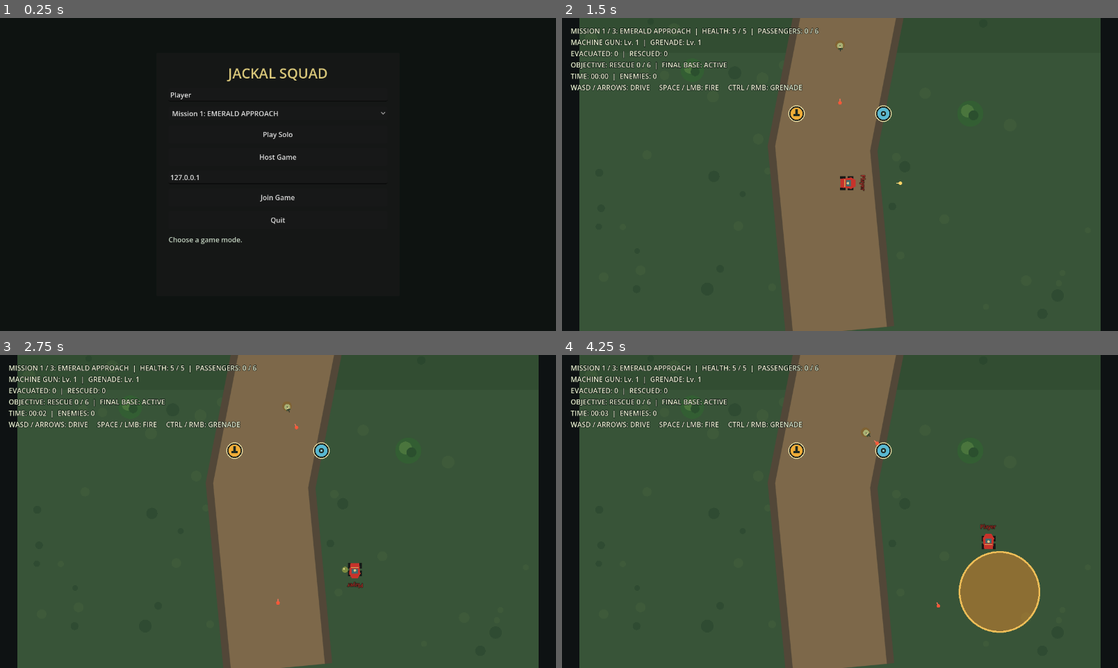
Above: before the commit, frames 1-4 (two rows, left to right).
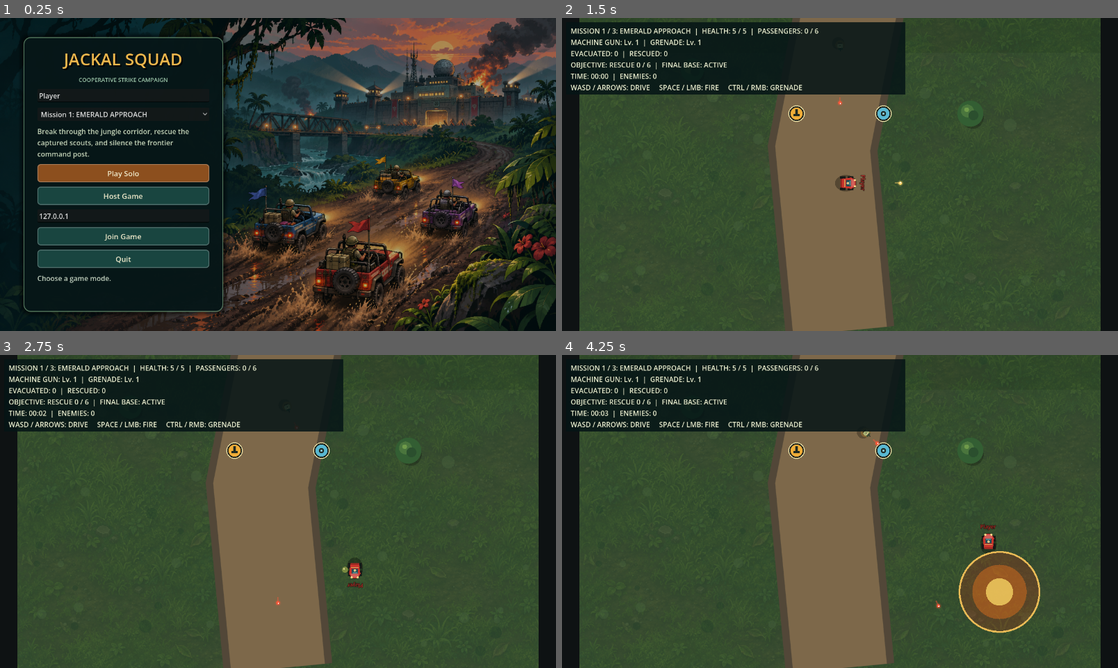
Above: after the commit, the same moments.

Repository: Brolton/Jackal-Squad
Game: Godot game, scene res://scenes/main.tscn
Same seed, same stepped clock (60 frames per second), same inputs: the game is played once before the commit and once after it.
Inputs (mouse positions are in pixels of both pictures, inside the frame that each line leads up to):
- Up to frame 1 (0.25 s): no input
- Up to frame 2 (1.5 s): click "Play Solo" at 0.5 s; tap Enter at 1.25 s; move the mouse to (962, 158) at 1.27 s; hold D (move_right) from 1.28 s (still down); hold Space (fire_primary) from 1.28 s (still down); click (962, 158) at 1.42 s
- Up to frame 3 (2.75 s): move the mouse to (166, 527) at 2.02 s; release D (move_right) at 2.03 s; release Space (fire_primary) at 2.03 s; hold S (move_down) from 2.03 s (still down); right-click (166, 527) at 2.1 s; click (166, 527) at 2.17 s
- Up to frame 4 (4.25 s): move the mouse to (895, 442) at 2.77 s; release S (move_down) at 2.78 s; hold D (move_right) 2.78-3.53 s; hold Ctrl 2.78-3.53 s; click (895, 442) at 2.92 s; move the mouse to (812, 574) at 3.52 s; hold W (move_up) from 3.53 s (still down); tap Space (fire_primary) at 3.6 s; click (812, 574) at 3.67 s

The runs differ from the first frame. In frame 1, 51% of the frame differs, in the area x 4-100%, y 0-100%; in frame 2, 12%; in frame 3, 12%; in frame 4, 14%.

Commit message:
Add original 2D art and polished presentation

Diff:
--- a/scenes/hud.tscn
+++ b/scenes/hud.tscn
@@ -5,14 +5,22 @@
 [node name="HUD" type="CanvasLayer"]
 script = ExtResource("1_hud")
 
+[node name="TopBackdrop" type="ColorRect" parent="."]
+offset_left = 10.0
+offset_top = 10.0
+offset_right = 790.0
+offset_bottom = 176.0
+color = Color(0.02, 0.08, 0.085, 0.86)
+mouse_filter = 2
+
 [node name="Status" type="Label" parent="."]
 offset_left = 20.0
 offset_top = 18.0
 offset_right = 760.0
 offset_bottom = 180.0
 theme_override_colors/font_color = Color(0.92, 0.94, 0.82, 1)
-theme_override_colors/font_outline_color = Color(0.04, 0.07, 0.06, 1)
-theme_override_constants/outline_size = 4
+theme_override_colors/font_outline_color = Color(0.04, 0.07, 0.06, 0.75)
+theme_override_constants/outline_size = 2
 theme_override_font_sizes/font_size = 16
 
 [node name="VictoryPanel" type="PanelContainer" parent="."]
@@ -26,7 +34,7 @@
 offset_left = -250.0
 offset_top = -170.0
 offset_right = 250.0
-offset_bottom = 170.0
+offset_bottom = 205.0
 grow_horizontal = 2
 grow_vertical = 2
 
@@ -42,10 +50,15 @@
 horizontal_alignment = 1
 
 [node name="Details" type="Label" parent="VictoryPanel/VBoxContainer"]
-custom_minimum_size = Vector2(460, 220)
+custom_minimum_size = Vector2(460, 225)
 layout_mode = 2
 theme_override_font_sizes/font_size = 16
 text = ""
 horizontal_alignment = 1
 vertical_alignment = 1
 autowrap_mode = 2
+
+[node name="ContinueButton" type="Button" parent="VictoryPanel/VBoxContainer"]
+custom_minimum_size = Vector2(0, 48)
+layout_mode = 2
+text = "NEXT MISSION"
--- a/scripts/extraction_zone.gd
+++ b/scripts/extraction_zone.gd
@@ -60,7 +60,7 @@
 	body.call("set_extraction_active", false)
 
 func _draw() -> void:
-	draw_rect(Rect2(-220.0, -90.0, 440.0, 180.0), Color(0.12, 0.40, 0.47, 0.25))
+	draw_circle(Vector2.ZERO, 88.0, Color(0.12, 0.45, 0.49, 0.20))
 	draw_rect(Rect2(-220.0, -90.0, 440.0, 180.0), Color(0.54, 0.77, 0.69, 0.8), false, 3.0)
 	for x in range(-200, 201, 40):
 		draw_line(Vector2(x, -82.0), Vector2(x, 82.0), Color(0.59, 0.76, 0.65, 0.30), 2.0)
@@ -79,3 +79,4 @@
 			body_color,
 			3.0
 		)
+		draw_circle(Vector2(_helicopter_x, -115.0), 16.0, Color(0.8, 0.9, 0.62, 0.10))
--- a/scripts/final_base.gd
+++ b/scripts/final_base.gd
@@ -46,11 +46,16 @@
 	queue_free()
 
 func _draw() -> void:
+	draw_rect(Rect2(-86.0, -32.0, 172.0, 82.0), Color(0.0, 0.0, 0.0, 0.30))
 	draw_rect(Rect2(-78.0, -38.0, 156.0, 76.0), Color(0.13, 0.17, 0.15))
 	draw_rect(Rect2(-68.0, -31.0, 136.0, 62.0), Color(0.36, 0.40, 0.30))
 	draw_rect(Rect2(-40.0, -18.0, 80.0, 45.0), Color(0.25, 0.29, 0.23))
 	draw_rect(Rect2(-17.0, -7.0, 34.0, 34.0), Color(0.15, 0.19, 0.18))
 	draw_rect(Rect2(-4.0, -27.0, 8.0, 28.0), Color(0.17, 0.20, 0.16))
+	for window_x in [-54.0, -34.0, 34.0, 54.0]:
+		draw_rect(Rect2(window_x - 5.0, -18.0, 10.0, 8.0), Color(0.92, 0.63, 0.24, 0.88))
+	draw_circle(Vector2(0, -32), 10.0, Color(0.19, 0.25, 0.22))
+	draw_line(Vector2(-13, -32), Vector2(13, -32), Color(0.72, 0.75, 0.57), 2.0)
 	draw_line(Vector2(-84.0, -40.0), Vector2(84.0, -40.0), Color(0.71, 0.63, 0.38), 3.0)
 	draw_rect(Rect2(-70.0, -54.0, 140.0, 7.0), Color(0.10, 0.11, 0.10))
 	draw_rect(
--- a/scripts/grenade.gd
+++ b/scripts/grenade.gd
@@ -85,7 +85,9 @@
 
 func _draw() -> void:
 	if _exploded:
-		draw_circle(Vector2.ZERO, blast_radius, Color(1.0, 0.58, 0.17, 0.42))
+		draw_circle(Vector2.ZERO, blast_radius, Color(0.82, 0.16, 0.05, 0.22))
+		draw_circle(Vector2.ZERO, blast_radius * 0.68, Color(1.0, 0.48, 0.10, 0.38))
+		draw_circle(Vector2.ZERO, blast_radius * 0.34, Color(1.0, 0.88, 0.42, 0.72))
 		draw_arc(Vector2.ZERO, blast_radius, 0.0, TAU, 48, Color(1.0, 0.79, 0.36, 0.9), 4.0)
 	else:
 		draw_circle(Vector2.ZERO, 7.0, Color(0.48, 0.54, 0.25))
--- a/scripts/hud.gd
+++ b/scripts/hud.gd
@@ -4,6 +4,7 @@
 @onready var _victory_panel: Control = $VictoryPanel
 @onready var _victory_title: Label = $VictoryPanel/VBoxContainer/Title
 @onready var _victory_details: Label = $VictoryPanel/VBoxContainer/Details
+@onready var _continue_button: Button = $VictoryPanel/VBoxContainer/ContinueButton
 
 var _current_health := 0
 var _maximum_health := 0
@@ -21,6 +22,11 @@
 var _level_name := "EMERALD APPROACH"
 var _campaign_level_index := 0
 var _campaign_level_count := 3
+
+func _ready() -> void:
+	_victory_panel.add_theme_stylebox_override("panel", VisualTheme.panel_style(0.97, 14))
+	VisualTheme.decorate_button(_continue_button, true)
+	_continue_button.pressed.connect(_on_continue_pressed)
 
 func update_health(current: int, maximum: int) -> void:
 	_current_health = current
@@ -109,6 +115,18 @@
 			]
 		)
 	_victory_details.text = "\n".join(summary)
+	var is_finale := CampaignCatalog.is_last(_campaign_level_index)
+	_continue_button.text = "RETURN TO COMMAND" if is_finale else "NEXT MISSION"
+	_continue_button.disabled = NetworkSession.is_networked and not NetworkSession.is_host
+	if _continue_button.disabled:
+		_continue_button.text = "WAITING FOR HOST"
+
+func _on_continue_pressed() -> void:
+	if CampaignCatalog.is_last(_campaign_level_index):
+		NetworkSession.leave_lobby()
+		get_tree().change_scene_to_file(NetworkSession.MAIN_SCENE)
+	else:
+		NetworkSession.advance_campaign()
 
 func _format_time(seconds: float) -> String:
 	var total_seconds := maxi(0, int(seconds))
--- a/scripts/infantry.gd
+++ b/scripts/infantry.gd
@@ -168,16 +168,20 @@
 	)
 
 func _draw() -> void:
+	draw_circle(Vector2(4.0, 6.0), 14.0 if enemy_type != EnemyType.TANK else 22.0, Color(0.0, 0.0, 0.0, 0.28))
 	match enemy_type:
 		EnemyType.TURRET:
 			draw_circle(Vector2(0.0, 2.0), 17.0, Color(0.20, 0.24, 0.20))
 			draw_circle(Vector2.ZERO, 12.0, Color(0.43, 0.49, 0.35))
 			draw_rect(Rect2(-4.0, -19.0, 8.0, 19.0), Color(0.22, 0.27, 0.21))
+			draw_circle(Vector2(-4.0, -4.0), 3.0, Color(0.67, 0.61, 0.35))
 		EnemyType.TANK:
 			draw_rect(Rect2(-18.0, -15.0, 36.0, 30.0), Color(0.18, 0.22, 0.18))
 			draw_rect(Rect2(-14.0, -12.0, 28.0, 24.0), Color(0.45, 0.43, 0.29))
 			draw_circle(Vector2.ZERO, 8.0, Color(0.33, 0.36, 0.27))
 			draw_rect(Rect2(-3.0, -25.0, 6.0, 25.0), Color(0.19, 0.22, 0.18))
+			draw_line(Vector2(-12, -9), Vector2(10, -9), Color(0.65, 0.62, 0.40), 2.0)
+			draw_circle(Vector2.ZERO, 3.0, Color(0.73, 0.65, 0.35))
 		EnemyType.BOAT:
 			draw_colored_polygon(
 				PackedVector2Array([
@@ -190,9 +194,12 @@
 			)
 			draw_rect(Rect2(-8.0, -7.0, 16.0, 12.0), Color(0.52, 0.49, 0.36))
 			draw_rect(Rect2(-2.0, -20.0, 4.0, 18.0), Color(0.19, 0.23, 0.18))
+			draw_line(Vector2(-16, 8), Vector2(16, 8), Color(0.67, 0.60, 0.36), 2.0)
+			draw_circle(Vector2(0, -2), 3.0, Color(0.82, 0.69, 0.31))
 		_:
 			draw_circle(Vector2(0.0, 2.0), 11.0, Color(0.50, 0.39, 0.20))
 			draw_circle(Vector2.ZERO, 7.0, Color(0.66, 0.69, 0.45))
 			draw_rect(Rect2(-5.0, -9.0, 10.0, 4.0), Color(0.25, 0.32, 0.21))
 			draw_line(Vector2(0.0, 1.0), Vector2(0.0, -13.0), Color(0.20, 0.22, 0.18), 2.0)
 			draw_circle(Vector2(0.0, -3.0), 2.0, Color(0.88, 0.79, 0.58))
+			draw_line(Vector2(-5, 6), Vector2(5, 6), Color(0.28, 0.22, 0.12), 2.0)
--- a/scripts/level.gd
+++ b/scripts/level.gd
@@ -10,6 +10,7 @@
 const RESCUE_BUILDING_SCENE := preload("res://scenes/rescue_building.tscn")
 const EXTRACTION_ZONE_SCENE := preload("res://scenes/extraction_zone.tscn")
 const FINAL_BASE_SCENE := preload("res://scenes/final_base.tscn")
+const GROUND_TEXTURE := preload("res://assets/art/jungle_ground.png")
 
 var map_size := Vector2(1200.0, 3200.0)
 var _layout: Dictionary = {}
@@ -33,6 +34,7 @@
 		var band_height := map_size.y / 5.0
 		var band_color: Color = palette[0].lightened(0.025) if band % 2 == 0 else palette[0].darkened(0.025)
 		draw_rect(Rect2(0.0, band * band_height, map_size.x, band_height), band_color)
+	draw_texture_rect(GROUND_TEXTURE, Rect2(Vector2.ZERO, map_size), true, Color(0.72, 0.78, 0.66, 0.23))
 
 	var rng := RandomNumberGenerator.new()
 	rng.seed = int(_layout["seed"])
--- a/scripts/main_menu.gd
+++ b/scripts/main_menu.gd
@@ -1,6 +1,7 @@
 extends Control
 
 const PLAYER_COLOR_NAMES := ["Red", "Blue", "Yellow", "Purple"]
+const KEY_ART := preload("res://assets/art/campaign_key_art.png")
 
 var _nickname_input: LineEdit
 var _address_input: LineEdit
@@ -11,6 +12,7 @@
 var _start_button: Button
 var _status_label: Label
 var _mission_selector: OptionButton
+var _briefing_label: Label
 
 func _ready() -> void:
 	_build_ui()
@@ -20,25 +22,47 @@
 	_status_label.text = NetworkSession.status_message
 
 func _build_ui() -> void:
-	var background := ColorRect.new()
-	background.color = Color(0.055, 0.075, 0.067)
+	var background := TextureRect.new()
+	background.name = "CampaignKeyArt"
+	background.texture = KEY_ART
+	background.expand_mode = TextureRect.EXPAND_IGNORE_SIZE
+	background.stretch_mode = TextureRect.STRETCH_KEEP_ASPECT_COVERED
 	background.mouse_filter = Control.MOUSE_FILTER_IGNORE
 	background.set_anchors_and_offsets_preset(Control.PRESET_FULL_RECT)
 	add_child(background)
 
-	var center := CenterContainer.new()
-	center.set_anchors_and_offsets_preset(Control.PRESET_FULL_RECT)
-	add_child(center)
+	var shade := ColorRect.new()
+	shade.name = "MenuShade"
+	shade.color = Color(0.01, 0.045, 0.05, 0.32)
+	shade.mouse_filter = Control.MOUSE_FILTER_IGNORE
+	shade.set_anchors_and_offsets_preset(Control.PRESET_FULL_RECT)
+	add_child(shade)
+
+	var outer_margin := MarginContainer.new()
+	outer_margin.set_anchors_and_offsets_preset(Control.PRESET_FULL_RECT)
+	outer_margin.add_theme_constant_override("margin_left", 54)
+	outer_margin.add_theme_constant_override("margin_top", 44)
+	outer_margin.add_theme_constant_override("margin_right", 54)
+	outer_margin.add_theme_constant_override("margin_bottom", 44)
+	add_child(outer_margin)
+
+	var row := HBoxContainer.new()
+	outer_margin.add_child(row)
 
 	var panel := PanelContainer.new()
-	panel.custom_minimum_size = Vector2(560.0, 560.0)
-	center.add_child(panel)
+	panel.name = "MenuPanel"
+	panel.custom_minimum_size = Vector2(460.0, 0.0)
+	panel.add_theme_stylebox_override("panel", VisualTheme.panel_style(0.93, 16))
+	row.add_child(panel)
+	var spacer := Control.new()
+	spacer.size_flags_horizontal = Control.SIZE_EXPAND_FILL
+	row.add_child(spacer)
 
 	var margin := MarginContainer.new()
-	margin.add_theme_constant_override("margin_left", 28)
-	margin.add_theme_constant_override("margin_top", 24)
-	margin.add_theme_constant_override("margin_right", 28)
-	margin.add_theme_constant_override("margin_bottom", 24)
+	margin.add_theme_constant_override("margin_left", 8)
+	margin.add_theme_constant_override("margin_top", 4)
+	margin.add_theme_constant_override("margin_right", 8)
+	margin.add_theme_constant_override("margin_bottom", 4)
 	panel.add_child(margin)
 
 	var content := VBoxContainer.new()
@@ -48,9 +72,19 @@
 	var title := Label.new()
 	title.text = "JACKAL SQUAD"
 	title.horizontal_alignment = HORIZONTAL_ALIGNMENT_CENTER
-	title.add_theme_font_size_override("font_size", 32)
-	title.add_theme_color_override("font_color", Color(0.85, 0.78, 0.48))
+	title.add_theme_font_size_override("font_size", 38)
+	title.add_theme_color_override("font_color", VisualTheme.GOLD)
+	title.add_theme_color_override("font_shadow_color", Color(0, 0, 0, 0.8))
+	title.add_theme_constant_override("shadow_offset_x", 3)
+	title.add_theme_constant_override("shadow_offset_y", 3)
 	content.add_child(title)
+
+	var subtitle := Label.new()
+	subtitle.text = "COOPERATIVE STRIKE CAMPAIGN"
+	subtitle.horizontal_alignment = HORIZONTAL_ALIGNMENT_CENTER
+	subtitle.add_theme_font_size_override("font_size", 13)
+	subtitle.add_theme_color_override("font_color", Color(0.62, 0.78, 0.67))
+	content.add_child(subtitle)
 
 	_nickname_input = LineEdit.new()
 	_nickname_input.placeholder_text = "Nickname"
@@ -63,7 +97,15 @@
 			"Mission %d: %s" % [index + 1, CampaignCatalog.display_name(index)],
 			index
 		)
+	_mission_selector.item_selected.connect(_on_mission_selected)
 	content.add_child(_mission_selector)
+
+	_briefing_label = Label.new()
+	_briefing_label.autowrap_mode = TextServer.AUTOWRAP_WORD_SMART
+	_briefing_label.custom_minimum_size = Vector2(0, 58)
+	_briefing_label.add_theme_color_override("font_color", Color(0.78, 0.84, 0.73))
+	content.add_child(_briefing_label)
+	_on_mission_selected(0)
 
 	_main_view = VBoxContainer.new()
 	_main_view.add_theme_constant_override("separation", 10)
@@ -128,7 +170,12 @@
 	var button := Button.new()
 	button.text = text
 	button.custom_minimum_size = Vector2(0.0, 42.0)
+	VisualTheme.decorate_button(button, text in ["Play Solo", "Start Game"])
 	return button
+
+func _on_mission_selected(index: int) -> void:
+	var level := CampaignCatalog.get_level(index)
+	_briefing_label.text = str(level["briefing"])
 
 func _on_solo_pressed() -> void:
 	NetworkSession.start_solo(_nickname_input.text, _mission_selector.get_selected_id())
--- a/scripts/obstacle.gd
+++ b/scripts/obstacle.gd
@@ -23,12 +23,14 @@
 	queue_redraw()
 
 func _draw() -> void:
+	draw_circle(Vector2(5.0, 9.0), radius * 0.86, Color(0.0, 0.0, 0.0, 0.24))
 	match kind:
 		&"tree":
 			draw_circle(Vector2(0.0, 7.0), radius * 0.7, Color(0.14, 0.22, 0.14))
 			draw_circle(Vector2.ZERO, radius, Color(0.20, 0.37, 0.20))
 			draw_circle(Vector2(-radius * 0.22, -radius * 0.2), radius * 0.49, Color(0.29, 0.46, 0.24))
 			draw_circle(Vector2(radius * 0.24, radius * 0.13), radius * 0.38, Color(0.17, 0.31, 0.18))
+			draw_circle(Vector2(-radius * 0.28, -radius * 0.30), radius * 0.18, Color(0.46, 0.63, 0.30, 0.85))
 		&"rock":
 			draw_colored_polygon(
 				PackedVector2Array([
@@ -41,7 +43,9 @@
 				Color(0.39, 0.41, 0.34)
 			)
 			draw_line(Vector2(-radius * 0.42, -radius * 0.3), Vector2(radius * 0.25, -radius * 0.62), Color(0.58, 0.59, 0.49), 3.0)
+			draw_line(Vector2(-radius * 0.15, radius * 0.22), Vector2(radius * 0.56, radius * 0.10), Color(0.25, 0.27, 0.23), 2.0)
 		&"crate":
 			draw_rect(Rect2(-radius * 0.8, -radius * 0.8, radius * 1.6, radius * 1.6), Color(0.42, 0.29, 0.17))
 			draw_rect(Rect2(-radius * 0.58, -radius * 0.58, radius * 1.16, radius * 1.16), Color(0.56, 0.39, 0.22), false, 3.0)
 			draw_line(Vector2(-radius * 0.55, -radius * 0.55), Vector2(radius * 0.55, radius * 0.55), Color(0.36, 0.24, 0.14), 3.0)
+			draw_line(Vector2(radius * 0.55, -radius * 0.55), Vector2(-radius * 0.55, radius * 0.55), Color(0.65, 0.46, 0.25), 2.0)
--- a/scripts/player_jeep.gd
+++ b/scripts/player_jeep.gd
@@ -335,6 +335,7 @@
 	health_changed.emit(health, maximum_health)
 
 func _draw() -> void:
+	draw_ellipse_shadow(Vector2(0.0, 5.0), Vector2(19.0, 25.0), Color(0.0, 0.0, 0.0, 0.32))
 	var wheel := Color(0.09, 0.10, 0.09)
 	var body: Color = PLAYER_COLORS[color_slot]
 	draw_rect(Rect2(-16.0, -13.0, 6.0, 13.0), wheel)
@@ -352,9 +353,21 @@
 		]),
 		body
 	)
-	draw_rect(Rect2(-7.0, -7.0, 14.0, 11.0), Color(0.25, 0.42, 0.43))
+	draw_colored_polygon(PackedVector2Array([Vector2(-7, -16), Vector2(7, -16), Vector2(10, -7), Vector2(-10, -7)]), body.lightened(0.22))
+	draw_rect(Rect2(-7.0, -7.0, 14.0, 11.0), Color(0.12, 0.30, 0.34))
+	draw_line(Vector2(-6, -5), Vector2(5, -5), Color(0.67, 0.88, 0.86, 0.55), 2.0)
 	draw_line(Vector2(-9.0, 7.0), Vector2(9.0, 7.0), Color(0.83, 0.65, 0.35), 2.0)
 	draw_circle(Vector2.ZERO, 3.0, Color(0.86, 0.76, 0.52))
+	draw_circle(Vector2(-7, -16), 2.5, Color(1.0, 0.88, 0.55, 0.95))
+	draw_circle(Vector2(7, -16), 2.5, Color(1.0, 0.88, 0.55, 0.95))
+	draw_line(Vector2(-10, 15), Vector2(10, 15), body.darkened(0.35), 2.0)
+
+func draw_ellipse_shadow(center: Vector2, size: Vector2, color: Color) -> void:
+	var points := PackedVector2Array()
+	for index in range(24):
+		var angle := TAU * float(index) / 24.0
+		points.append(center + Vector2(cos(angle) * size.x, sin(angle) * size.y))
+	draw_colored_polygon(points, color)
 
 static func _install_input_actions() -> void:
 	_add_key_action("move_up", [KEY_W, KEY_UP])
--- a/scripts/projectile.gd
+++ b/scripts/projectile.gd
@@ -59,5 +59,7 @@
 	queue_free()
 
 func _draw() -> void:
+	draw_circle(Vector2.ZERO, 7.0, Color(_projectile_color.r, _projectile_color.g, _projectile_color.b, 0.18))
 	draw_circle(Vector2.ZERO, 4.0, _projectile_color)
-	draw_line(Vector2(0.0, 3.0), Vector2(0.0, 9.0), _projectile_color.lightened(0.18), 2.0)
+	draw_circle(Vector2(-1.0, -1.0), 1.5, Color.WHITE)
+	draw_line(Vector2(0.0, 3.0), Vector2(0.0, 13.0), Color(_projectile_color.r, _projectile_color.g, _projectile_color.b, 0.45), 3.0)
--- a/scripts/rescue_building.gd
+++ b/scripts/rescue_building.gd
@@ -48,8 +48,12 @@
 func _draw() -> void:
 	var damage_ratio := float(health) / float(MAX_HEALTH)
 	var wall_color := Color(0.40, 0.37, 0.26).lerp(Color(0.48, 0.24, 0.17), 1.0 - damage_ratio)
+	draw_rect(Rect2(-28.0, -16.0, 56.0, 43.0), Color(0.0, 0.0, 0.0, 0.28))
 	draw_rect(Rect2(-24.0, -20.0, 48.0, 40.0), Color(0.13, 0.15, 0.12))
 	draw_rect(Rect2(-19.0, -16.0, 38.0, 32.0), wall_color)
 	draw_rect(Rect2(-8.0, -8.0, 16.0, 16.0), Color(0.20, 0.25, 0.22))
 	draw_line(Vector2(-20.0, -20.0), Vector2(0.0, -29.0), Color(0.57, 0.31, 0.23), 5.0)
 	draw_line(Vector2(0.0, -29.0), Vector2(20.0, -20.0), Color(0.57, 0.31, 0.23), 5.0)
+	draw_rect(Rect2(-17, -13, 8, 8), Color(0.92, 0.67, 0.28, 0.78))
+	draw_rect(Rect2(9, -13, 8, 8), Color(0.92, 0.67, 0.28, 0.78))
+	draw_line(Vector2(-16, 11), Vector2(16, 11), Color(0.66, 0.58, 0.36), 2.0)
--- /dev/null
+++ b/scripts/visual_theme.gd
@@ -0,0 +1,41 @@
+class_name VisualTheme
+extends RefCounted
+
+const GOLD := Color(0.94, 0.72, 0.30)
+const CREAM := Color(0.94, 0.92, 0.80)
+const INK := Color(0.035, 0.075, 0.08)
+const TEAL := Color(0.07, 0.20, 0.21)
+
+static func panel_style(alpha: float = 0.94, radius: int = 14) -> StyleBoxFlat:
+	var style := StyleBoxFlat.new()
+	style.bg_color = Color(0.025, 0.09, 0.095, alpha)
+	style.border_color = Color(0.45, 0.63, 0.49, 0.72)
+	style.set_border_width_all(2)
+	style.set_corner_radius_all(radius)
+	style.shadow_color = Color(0.0, 0.0, 0.0, 0.55)
+	style.shadow_size = 12
+	style.content_margin_left = 24.0
+	style.content_margin_right = 24.0
+	style.content_margin_top = 20.0
+	style.content_margin_bottom = 20.0
+	return style
+
+static func button_style(color: Color, hover := false, pressed := false) -> StyleBoxFlat:
+	var style := StyleBoxFlat.new()
+	style.bg_color = color.lightened(0.12) if hover else color.darkened(0.10) if pressed else color
+	style.border_color = GOLD if hover else color.lightened(0.25)
+	style.set_border_width_all(2)
+	style.set_corner_radius_all(7)
+	style.content_margin_top = 9.0
+	style.content_margin_bottom = 9.0
+	return style
+
+static func decorate_button(button: Button, accent := false) -> void:
+	var base := Color(0.55, 0.31, 0.12) if accent else Color(0.10, 0.27, 0.25)
+	button.add_theme_stylebox_override("normal", button_style(base))
+	button.add_theme_stylebox_override("hover", button_style(base, true))
+	button.add_theme_stylebox_override("pressed", button_style(base, false, true))
+	button.add_theme_stylebox_override("focus", button_style(base, true))
+	button.add_theme_color_override("font_color", CREAM)
+	button.add_theme_color_override("font_hover_color", Color.WHITE)
+	button.add_theme_font_size_override("font_size", 17)
--- /dev/null
+++ b/tests/test_visual_presentation.gd
@@ -0,0 +1,48 @@
+extends SceneTree
+
+var _failures := 0
+
+func _initialize() -> void:
+	call_deferred("_run_tests")
+
+func _run_tests() -> void:
+	var key_art: Texture2D = load("res://assets/art/campaign_key_art.png")
+	var ground_art: Texture2D = load("res://assets/art/jungle_ground.png")
+	_check(key_art != null and key_art.get_width() >= 1200 and key_art.get_width() > key_art.get_height(), "Campaign key art is a high-resolution landscape texture")
+	_check(ground_art != null and ground_art.get_width() >= 1000 and ground_art.get_height() >= 1000, "Battlefield ground art is a high-resolution tile texture")
+
+	var menu: Control = load("res://scenes/main.tscn").instantiate()
+	root.add_child(menu)
+	current_scene = menu
+	await process_frame
+	var background := menu.find_child("CampaignKeyArt", true, false) as TextureRect
+	var panel := menu.find_child("MenuPanel", true, false) as PanelContainer
+	_check(background != null and background.texture == key_art, "Main menu displays the generated campaign artwork")
+	_check(panel != null and panel.get_theme_stylebox("panel") is StyleBoxFlat, "Main menu uses the production panel theme")
+	var mission_options := menu.find_children("*", "OptionButton", true, false)
+	_check(mission_options.size() == 1 and (mission_options[0] as OptionButton).item_count == 3, "Styled menu exposes all three mission briefings")
+	menu.queue_free()
+	await process_frame
+
+	var hud: CanvasLayer = load("res://scenes/hud.tscn").instantiate()
+	root.add_child(hud)
+	await process_frame
+	_check(hud.get_node_or_null("TopBackdrop") != null, "HUD has a readable tactical backdrop")
+	var continue_button := hud.get_node("VictoryPanel/VBoxContainer/ContinueButton") as Button
+	_check(continue_button != null and continue_button.get_theme_stylebox("normal") is StyleBoxFlat, "Mission result panel has a styled campaign action")
+	hud.queue_free()
+	await process_frame
+
+	if _failures == 0:
+		print("Visual presentation checks passed.")
+		quit()
+	else:
+		push_error("%d visual presentation check(s) failed." % _failures)
+		quit(1)
+
+func _check(condition: bool, message: String) -> void:
+	if condition:
+		print("PASS: %s" % message)
+	else:
+		_failures += 1
+		push_error("FAIL: %s" % message)
Binary file added: assets/art/campaign_key_art.png
Not shown, added: assets/art/campaign_key_art.png.import
Binary file added: assets/art/jungle_ground.png
Not shown, added: assets/art/jungle_ground.png.import
Not shown, added: scripts/visual_theme.gd.uid
Not shown, added: tests/test_visual_presentation.gd.uid
Not shown, changed: TASKS.md
Not shown, changed: TESTING.md
